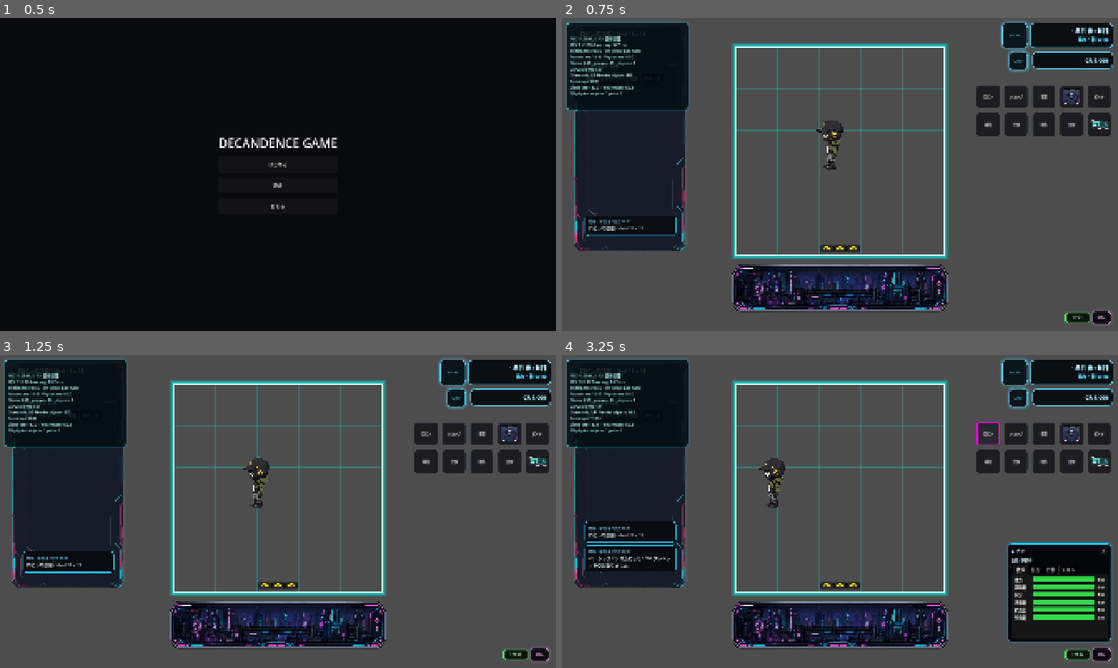
Above: before the commit, frames 1-4 (two rows, left to right).
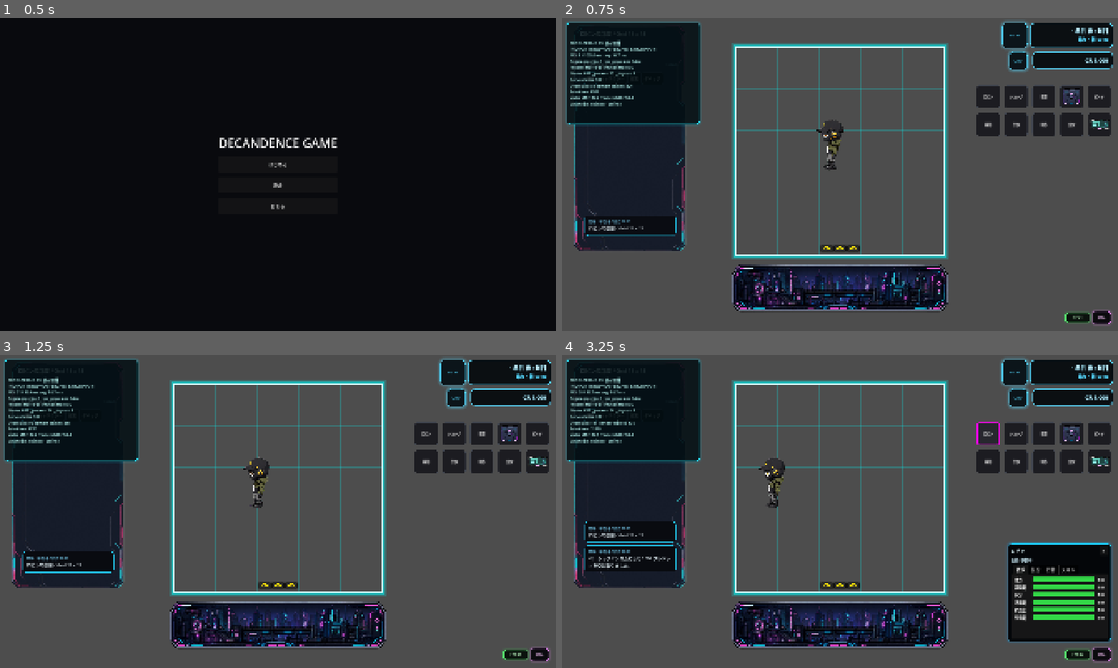
Above: after the commit, the same moments.

Repository: grimoire1089-coder/optimistic
Game: Godot game, scene res://Scenes/Boot/TitleScene.tscn
Same seed, same stepped clock (60 frames per second), same inputs: the game is played once before the commit and once after it. Sound files missing from this copy of the repository are replaced by a short silence.
Inputs:
- Up to frame 1 (0.5 s): no input
- Up to frame 2 (0.75 s): click "はじめる" at 0.5 s
- Up to frame 3 (1.25 s): no input
- Up to frame 4 (3.25 s): click "BGM" at 1.25 s; click "OFF" at 2 s; click "ロビン" at 2.75 s

Frame 1 is identical in both runs. In frame 2, 2.4% of the frame differs, in the area x 0-25%, y 1-34%; in frame 3, 2.4%; in frame 4, 2.5%.

Commit message:
Add bisection toggles to profiler HUD

Diff:
--- a/Scripts/UI/Debug/SimpleProfilerHud.gd
+++ b/Scripts/UI/Debug/SimpleProfilerHud.gd
@@ -2,9 +2,13 @@
 class_name SimpleProfilerHud
 
 @export var update_interval_seconds: float = 0.5
-@export var panel_size: Vector2 = Vector2(420.0, 300.0)
+@export var panel_size: Vector2 = Vector2(460.0, 350.0)
 @export var panel_offset: Vector2 = Vector2(16.0, 16.0)
 @export var toggle_key: Key = KEY_F3
+@export var toggle_ui_key: Key = KEY_F4
+@export var toggle_map_key: Key = KEY_F5
+@export var toggle_background_key: Key = KEY_F6
+@export var toggle_actor_key: Key = KEY_F7
 
 var _label: Label
 var _timer := 0.0
@@ -15,6 +19,10 @@
 var _process_node_count := 0
 var _physics_node_count := 0
 var _canvas_item_count := 0
+var _ui_diagnostic_hidden := false
+var _map_diagnostic_hidden := false
+var _background_diagnostic_hidden := false
+var _actor_diagnostic_hidden := false
 
 
 func _ready() -> void:
@@ -37,11 +45,30 @@
 
 
 func _unhandled_input(event: InputEvent) -> void:
-	if event is InputEventKey:
-		var key_event := event as InputEventKey
-		if key_event.pressed and not key_event.echo and key_event.keycode == toggle_key:
-			visible = not visible
-			get_viewport().set_input_as_handled()
+	if not event is InputEventKey:
+		return
+	var key_event := event as InputEventKey
+	if not key_event.pressed or key_event.echo:
+		return
+	if key_event.keycode == toggle_key:
+		visible = not visible
+		get_viewport().set_input_as_handled()
+		return
+	if key_event.keycode == toggle_ui_key:
+		_toggle_ui_diagnostic()
+		get_viewport().set_input_as_handled()
+		return
+	if key_event.keycode == toggle_map_key:
+		_toggle_main_child_visibility("RobinRoomMap", "_map_diagnostic_hidden")
+		get_viewport().set_input_as_handled()
+		return
+	if key_event.keycode == toggle_background_key:
+		_toggle_main_child_visibility("LocationBackground", "_background_diagnostic_hidden")
+		get_viewport().set_input_as_handled()
+		return
+	if key_event.keycode == toggle_actor_key:
+		_toggle_main_child_visibility("Robin", "_actor_diagnostic_hidden")
+		get_viewport().set_input_as_handled()
 
 
 func _build_ui() -> void:
@@ -115,7 +142,11 @@
 	var texture_mb := _bytes_to_mb(float(Performance.get_monitor(Performance.RENDER_TEXTURE_MEM_USED)))
 	var physics_objects := int(Performance.get_monitor(Performance.PHYSICS_2D_ACTIVE_OBJECTS))
 	var collision_pairs := int(Performance.get_monitor(Performance.PHYSICS_2D_COLLISION_PAIRS))
-	return "PROFILER HUD  F3: 表示切替\nFPS: %d / %.1f ms  avg: %.1f ms\nEngine.m …(247 unchanged characters)…
+	return "PROFILER HUD  F3: 表示切替\nF4:UI=%s F5:MAP=%s F6:BG=%s F7:ROBIN=%s\nFPS: %d / %.1f ms  avg: %.1f ms\nEngine.m …(247 unchanged characters)…
+		_hidden_label(_ui_diagnostic_hidden),
+		_hidden_label(_map_diagnostic_hidden),
+		_hidden_label(_background_diagnostic_hidden),
+		_hidden_label(_actor_diagnostic_hidden),
 		fps,
 		fps_ms,
 		_last_average_frame_ms,
@@ -137,6 +168,47 @@
 	]
 
 
+func _toggle_ui_diagnostic() -> void:
+	_ui_diagnostic_hidden = not _ui_diagnostic_hidden
+	var parent_node := get_parent()
+	if parent_node == null:
+		return
+	for child in parent_node.get_children():
+		var canvas_item := child as CanvasItem
+		if canvas_item == null:
+			continue
+		if canvas_item == self:
+			continue
+		canvas_item.visible = not _ui_diagnostic_hidden
+	_refresh()
+
+
+func _toggle_main_child_visibility(node_name: String, flag_property: StringName) -> void:
+	var main_scene := _get_main_scene()
+	if main_scene == null:
+		return
+	var target := main_scene.get_node_or_null(NodePath(node_name)) as CanvasItem
+	if target == null:
+		return
+	var hidden := not bool(get(flag_property))
+	set(flag_property, hidden)
+	target.visible = not hidden
+	_refresh()
+
+
+func _get_main_scene() -> Node:
+	var current := self as Node
+	while current != null:
+		if current.name == "MainScene":
+			return current
+		current = current.get_parent()
+	return null
+
+
+func _hidden_label(is_hidden: bool) -> String:
+	return "OFF" if is_hidden else "ON"
+
+
 func _scan_tree_counts() -> void:
 	_total_node_count = 0
 	_process_node_count = 0
